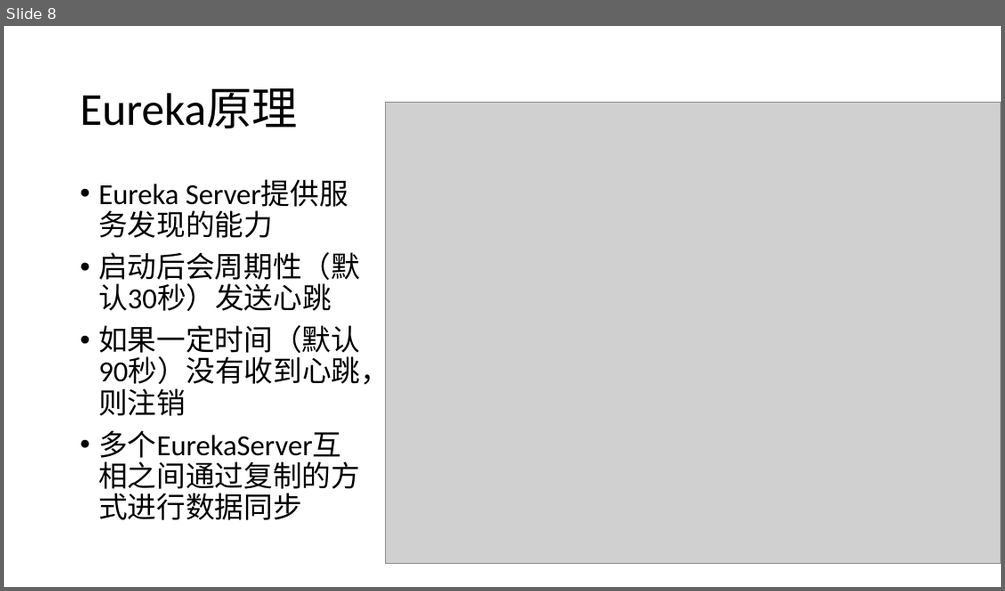
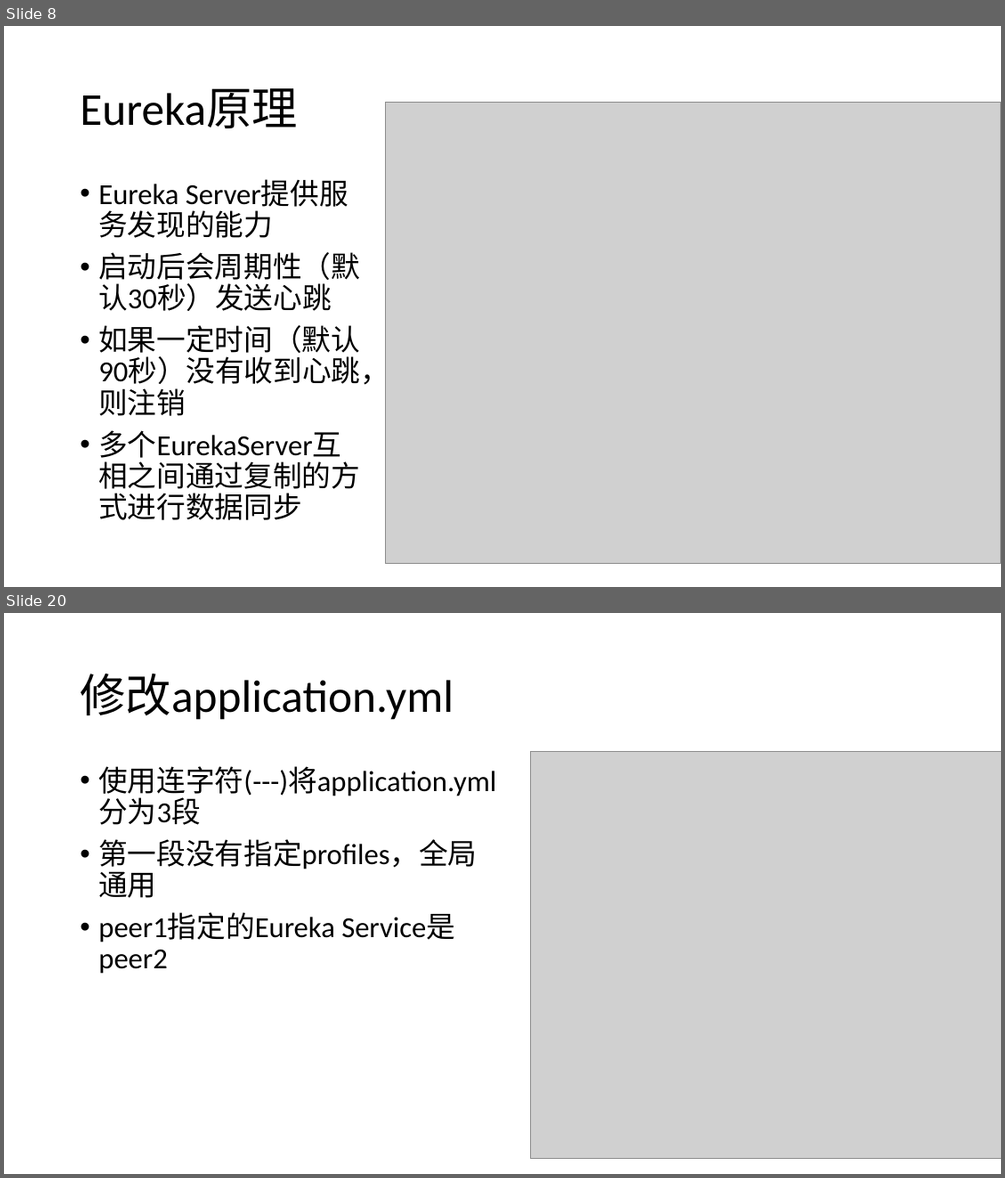
Before and after one commit to airuitian/MicroService, a slide deck: spring-cloud/服务注册与发现.pptx. Shown one above the other, each under a label of ours: slide 8 before the commit, slides 8 and 20 after it; the slides between them are not shown. The pictures are 1005x591 and 1005x1178 pixels, drawn with LibreOffice and Linux fonts; fonts in the diff are those of the drawing; grey boxes stand for pictures. Boxes give left, top, right and bottom in pixels: in the first picture for what was removed or moved away, otherwise in the second. Text is boxed around its words. In the diff, an @@ line names an element or a change of style, - is before the commit and + after.

```diff
--- a/spring-cloud/服务注册与发现.pptx
+++ b/spring-cloud/服务注册与发现.pptx
@@ slide 20 added at (4,613,1001,1174), background #FFFFFF @@
@@ title added at (80,674,453,720), 44 pt, text #000000 @@
+修改application.yml
@@ text added at (98,766,496,942), 28 pt, text #000000 @@
+• 使用连字符(---)将application.yml分为3段
+• 第一段没有指定profiles，全局通用
+• peer1指定的Eureka Service是peer2
@@ picture added at (531,751,1001,1159) @@
```
Also in this commit, not shown: 1 slide changed, 30 other slides added, 2 other files.
